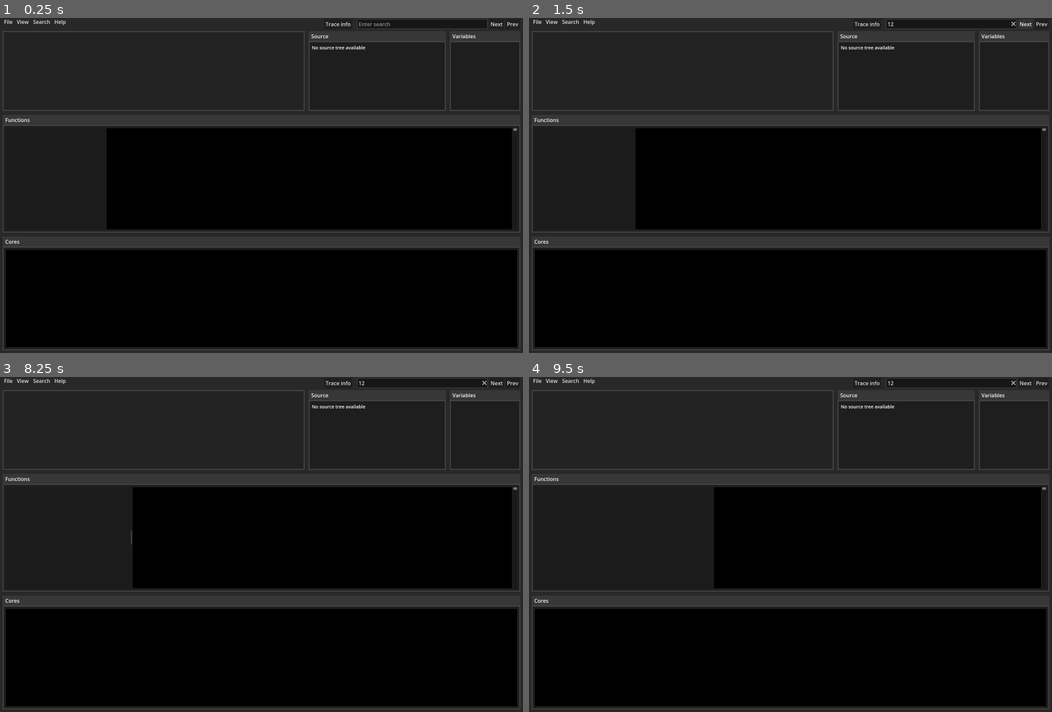
Above: before the commit, frames 1-4 (two rows, left to right).
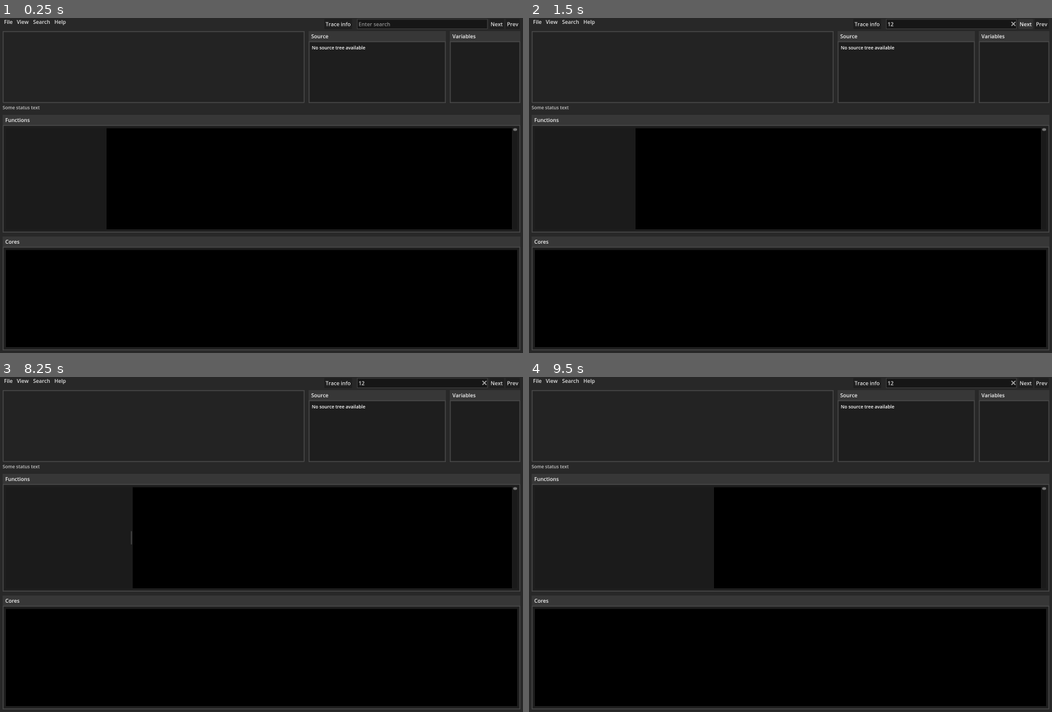
Above: after the commit, the same moments.

Repository: PatrikAAberg/dmce-gui
Game: Godot game, scene res://TraceGUI.tscn
The game is run twice, just before and just after one commit, with the same random seed, the same clock (stepped at 60 frames per second) and the same inputs.
Inputs (mouse positions are in pixels of both pictures, inside the frame that each line leads up to):
- Up to frame 1 (0.25 s): no input
- Up to frame 2 (1.5 s): click (952, 24) at 0.52 s; type "12" at 0.6 s; click "Next" at 1.25 s
- Up to frame 3 (8.25 s): click "Next" at 2 s; click "Prev" at 2.75 s; click "Trace info" at 3.5 s; tap Enter at 4.25, 5.75, 7.25 s; move the mouse to (376, 527) at 4.27 s; hold Up 4.28-5 s; hold Ctrl 4.28-5 s; click (376, 527) at 4.42 s; tap Space at 4.52, 5, 6.5, 7.52, 8 s; drag from (156, 561) to (235, 611) at 5.02 s; move the mouse to (313, 470) at 5.77 s; hold Up 5.78-6.5 s; tap G at 5.85 s; drag from (235, 611) to (104, 494) at 6.52 s; move the mouse to (418, 594) at 7.27 s; hold Down 7.28-8 s; hold Ctrl 7.28-8 s; drag from (104, 494) to (183, 460) at 8.02 s
- Up to frame 4 (9.5 s): move the mouse to (816, 544) at 8.77 s; hold Down from 8.78 s (still down); tap G at 8.85 s; click (816, 544) at 8.92 s

The runs differ from the first frame. In frame 1, 0.4% of the frame differs, in the area x 0-100%, y 25-28%; in frame 2, 0.4%; in frame 3, 0.4%; in frame 4, 0.4%.
Error before the commit: Invalid access of index '0' on a base object of type: 'Array'. (res://TraceGUI.gd:370)
Error after the commit: Invalid access of index '0' on a base object of type: 'Array'. (res://TraceGUI.gd:376)

Commit message:
trace: status pane

Diff:
--- a/dmcetraceGUI/TraceGUI.gd
+++ b/dmcetraceGUI/TraceGUI.gd
@@ -14,6 +14,7 @@
 var CORE_KORV_HEIGHT = 16
 
 # gloabls
+var CurrentTime = 0
 var ShowCoreChartGrid = true
 var TChartXOffset = 50
 var InitDone = false
@@ -58,6 +59,7 @@
 var OpenTraceDialog
 var ShowCurrentTraceInfoDialog
 var CurrentTraceInfoLabel
+var StatusLabel
 var AllCoresButton
 var FindNextButton
 var FindPrevButton
@@ -71,6 +73,7 @@
 var SrcCache = {}
 var ShowProbes = false
 var PrevSrcView = ""
+var ShowRuler = true
 
 func RemoveProbe(tstr):
 	if ShowProbes:
@@ -239,6 +242,8 @@
 	tracetmp.TimeStart = tracetmp.TimeLineTS[0]
 	tracetmp.TimeEnd = tracetmp.TimeLineTS[tracetmp.INDEX_MAX]
 	tracetmp.index = tracetmp.INDEX_MAX
+	tracetmp.rulerstart = 0
+	tracetmp.rulerend = 0
 	TraceViewEnd = tracetmp.index
 	if tracetmp.index > TRACE_VIEW_HEIGHT:
 		TraceViewStart = tracetmp.index - TRACE_VIEW_HEIGHT
@@ -279,7 +284,7 @@
 func _ready():
 	# Node handles
 	VSplitCTop 		= get_node("Background/VSplitTop")
-	HSplitCTop 		= get_node("Background/VSplitTop/myHSplitContainerTop")
+	HSplitCTop 		= get_node("Background/VSplitTop/VBoxContainer/myHSplitContainerTop")
 	VSplitCBot		= get_node("Background/VSplitTop/VSplitBot")
 	TChart 			= get_node("Background/VSplitTop/VSplitBot/TChartTab/TChartPanel/TChart")
 	TMarkers 		= get_node("Background/VSplitTop/VSplitBot/TChartTab/TChartPanel/TMarkers")
@@ -293,12 +298,12 @@
 	FuncVScrollBar 	= get_node("Background/VSplitTop/VSplitBot/FuncTab/FuncContainer/FuncHBoxContainer/FuncVScrollBar")
 	FNameText		= get_node("Background/VSplitTop/VSplitBot/FuncTab/FuncContainer/FuncHBoxContainer/HSplitFNameFCHart/FNameText")
 	Background 		= get_node("Background")
-	TraceTab		= get_node("Background/VSplitTop/myHSplitContainerTop/TraceTab")
+	TraceTab		= get_node("Background/VSplitTop/VBoxContainer/myHSplitContainerTop/TraceTab")
 	TraceView 		= get_node("TraceView")
-	SrcView 		= get_node("Background/VSplitTop/myHSplitContainerTop/HSplitSrcVars/SrcTab/SrcView")
-	VarsView 		= get_node("Background/VSplitTop/myHSplitContainerTop/HSplitSrcVars/VarsTab/VarsView")
-	SrcTab 			= get_node("Background/VSplitTop/myHSplitContainerTop/HSplitSrcVars/SrcTab")
-	VarsTab 		= get_node("Background/VSplitTop/myHSplitContainerTop/HSplitSrcVars/VarsTab")
+	SrcView 		= get_node("Background/VSplitTop/VBoxContainer/myHSplitContainerTop/HSplitSrcVars/SrcTab/SrcView")
+	VarsView 		= get_node("Background/VSplitTop/VBoxContainer/myHSplitContainerTop/HSplitSrcVars/VarsTab/VarsView")
+	SrcTab 			= get_node("Background/VSplitTop/VBoxContainer/myHSplitContainerTop/HSplitSrcVars/SrcTab")
+	VarsTab 		= get_node("Background/VSplitTop/VBoxContainer/myHSplitContainerTop/HSplitSrcVars/VarsTab")
 	MenuFile 		= get_node("MenuBar/PopupMenuFile")
 	MenuView 		= get_node("MenuBar/PopupMenuView")
 	MenuSearch 		= get_node("MenuBar/PopupMenuSearch")
@@ -310,6 +315,7 @@
 	TraceInfoButton = get_node("TraceInfoButton")
 	ShowCurrentTraceInfoDialog = get_node("ShowCurrentTraceInfoDialog")
 	CurrentTraceInfoLabel = get_node("ShowCurrentTraceInfoDialog/CurrentTraceInfoLabel")
+	StatusLabel = get_node("Background/VSplitTop/VBoxContainer/StatusLabel")
 	re_remove_probe = RegEx.new()
 	re_remove_probe.compile("\\(DMCE_PROBE.*?\\),")      #\d*(.*?),")
 	print("Control root started")
@@ -495,6 +501,13 @@
 	# Periodical update of state
 	if len(TraceViews) > 0:
 		TraceViewVisibleLines  = TraceViews[TActive].get_visible_line_count()
+		var s = "Time: " + str(CurrentTime)
+		s = s + "    Marker1: " + str(Trace[TActive].rulerstart) + "ns"
+		s = s + "    Marker2: " + str(Trace[TActive].rulerend) + "ns"
+		s = s + "    Diff: " + str(Trace[TActive].rulerend - Trace[TActive].rulerstart) + "ns"
+
+		StatusLabel.text = s
+
 	SrcViewVisibleLines  = SrcView.get_visible_line_count()
 
 	if _get_resize_state() == 2:
--- a/dmcetraceGUI/TraceGUI.tscn
+++ b/dmcetraceGUI/TraceGUI.tscn
@@ -80,6 +80,11 @@
 [sub_resource type="StyleBoxFlat" id="StyleBoxFlat_iqdt1"]
 bg_color = Color(0.215686, 0.215686, 0.215686, 1)
 border_color = Color(0.27451, 0.27451, 0.27451, 1)
+
+[sub_resource type="LabelSettings" id="LabelSettings_aeo0y"]
+line_spacing = 0.0
+font_size = 14
+font_color = Color(0.784314, 0.784314, 0.784314, 1)
 
 [sub_resource type="StyleBoxFlat" id="StyleBoxFlat_hvjs6"]
 content_margin_left = 0.0
@@ -143,28 +148,32 @@
 layout_mode = 2
 split_offset = 300
 
-[node name="myHSplitContainerTop" type="HSplitContainer" parent="Background/VSplitTop"]
-layout_mode = 2
+[node name="VBoxContainer" type="VBoxContainer" parent="Background/VSplitTop"]
+layout_mode = 2
+
+[node name="myHSplitContainerTop" type="HSplitContainer" parent="Background/VSplitTop/VBoxContainer"]
+layout_mode = 2
+size_flags_vertical = 3
 split_offset = 1000
 
-[node name="TraceTab" type="TabContainer" parent="Background/VSplitTop/myHSplitContainerTop"]
+[node name="TraceTab" type="TabContainer" parent="Background/VSplitTop/VBoxContainer/myHSplitContainerTop"]
 layout_mode = 2
 theme_override_styles/tab_selected = SubResource("StyleBoxFlat_40014")
 theme_override_styles/tab_unselected = SubResource("StyleBoxFlat_mrl6m")
 theme_override_styles/panel = SubResource("StyleBoxFlat_xhfom")
 theme_override_styles/tabbar_background = SubResource("StyleBoxFlat_vo8sc")
 
-[node name="HSplitSrcVars" type="HSplitContainer" parent="Background/VSplitTop/myHSplitContainerTop"]
-layout_mode = 2
-
-[node name="SrcTab" type="TabContainer" parent="Background/VSplitTop/myHSplitContainerTop/HSplitSrcVars"]
+[node name="HSplitSrcVars" type="HSplitContainer" parent="Background/VSplitTop/VBoxContainer/myHSplitContainerTop"]
+layout_mode = 2
+
+[node name="SrcTab" type="TabContainer" parent="Background/VSplitTop/VBoxContainer/myHSplitContainerTop/HSplitSrcVars"]
 layout_mode = 2
 theme_override_styles/tab_selected = SubResource("StyleBoxFlat_tyybl")
 theme_override_styles/tab_unselected = SubResource("StyleBoxFlat_5pex6")
 theme_override_styles/panel = SubResource("StyleBoxFlat_1n3jt")
 theme_override_styles/tabbar_background = SubResource("StyleBoxFlat_q8b8d")
 
-[node name="SrcView" type="RichTextLabel" parent="Background/VSplitTop/myHSplitContainerTop/HSplitSrcVars/SrcTab"]
+[node name="SrcView" type="RichTextLabel" parent="Background/VSplitTop/VBoxContainer/myHSplitContainerTop/HSplitSrcVars/SrcTab"]
 custom_minimum_size = Vector2(400, 0)
 layout_mode = 2
 size_flags_horizontal = 3
@@ -173,14 +182,14 @@
 "
 autowrap_mode = 0
 
-[node name="VarsTab" type="TabContainer" parent="Background/VSplitTop/myHSplitContainerTop/HSplitSrcVars"]
+[node name="VarsTab" type="TabContainer" parent="Background/VSplitTop/VBoxContainer/myHSplitContainerTop/HSplitSrcVars"]
 layout_mode = 2
 theme_override_styles/tab_selected = SubResource("StyleBoxFlat_0mv3j")
 theme_override_styles/tab_unselected = SubResource("StyleBoxFlat_rex43")
 theme_override_styles/panel = SubResource("StyleBoxFlat_mnfpc")
 theme_override_styles/tabbar_background = SubResource("StyleBoxFlat_iqdt1")
 
-[node name="VarsView" type="RichTextLabel" parent="Background/VSplitTop/myHSplitContainerTop/HSplitSrcVars/VarsTab"]
+[node name="VarsView" type="RichTextLabel" parent="Background/VSplitTop/VBoxContainer/myHSplitContainerTop/HSplitSrcVars/VarsTab"]
 custom_minimum_size = Vector2(200, 0)
 layout_mode = 2
 size_flags_horizontal = 3
@@ -188,6 +197,12 @@
 text = "
 "
 autowrap_mode = 0
+
+[node name="StatusLabel" type="Label" parent="Background/VSplitTop/VBoxContainer"]
+layout_mode = 2
+text = "Some status text"
+label_settings = SubResource("LabelSettings_aeo0y")
+vertical_alignment = 2
 
 [node name="VSplitBot" type="VSplitContainer" parent="Background/VSplitTop"]
 layout_mode = 2
@@ -289,15 +304,17 @@
 item_2/id = 2
 
 [node name="PopupMenuView" type="PopupMenu" parent="MenuBar"]
-item_count = 4
+item_count = 5
 item_0/text = "Show all cores"
 item_0/id = 0
 item_1/text = "Hide all cores"
 item_1/id = 1
 item_2/text = "Toggle show core grid"
 item_2/id = 2
-item_3/text = "Trace information"
+item_3/text = "Toggle show ruler"
 item_3/id = 3
+item_4/text = "Show trace information"
+item_4/id = 4
 
 [node name="PopupMenuSearch" type="PopupMenu" parent="MenuBar"]
 item_count = 4
Not shown: 1 places in dmcetraceGUI/TraceGUI.tscn that only renumber resources
